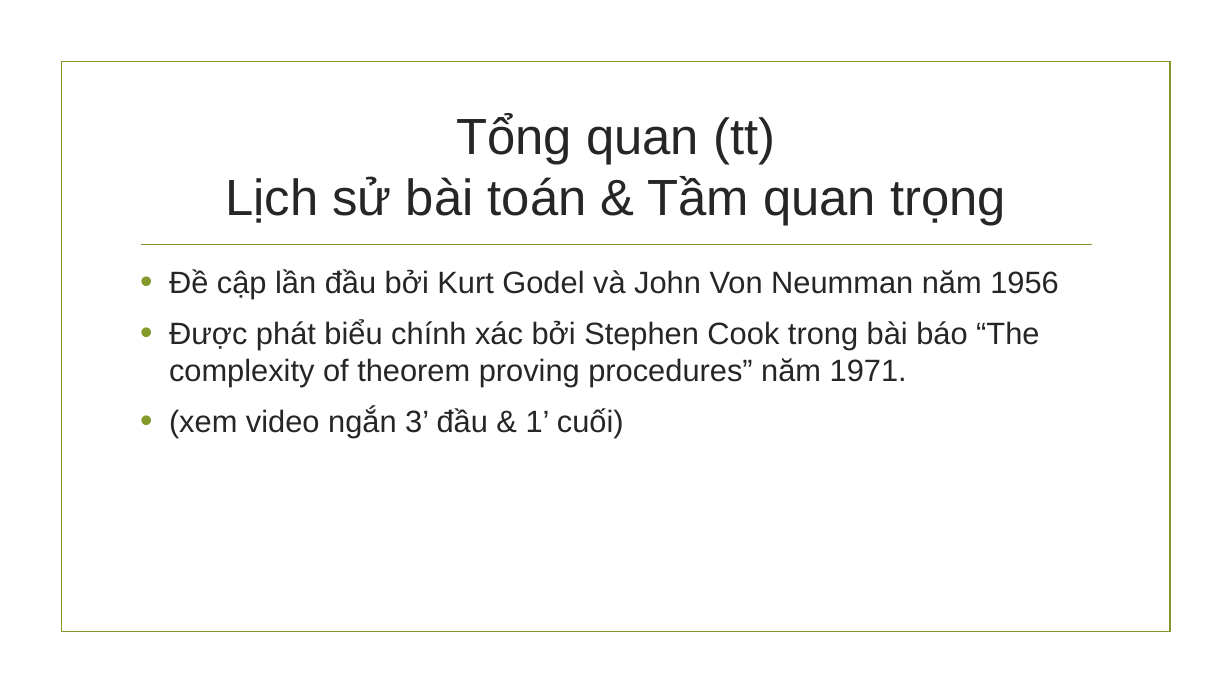
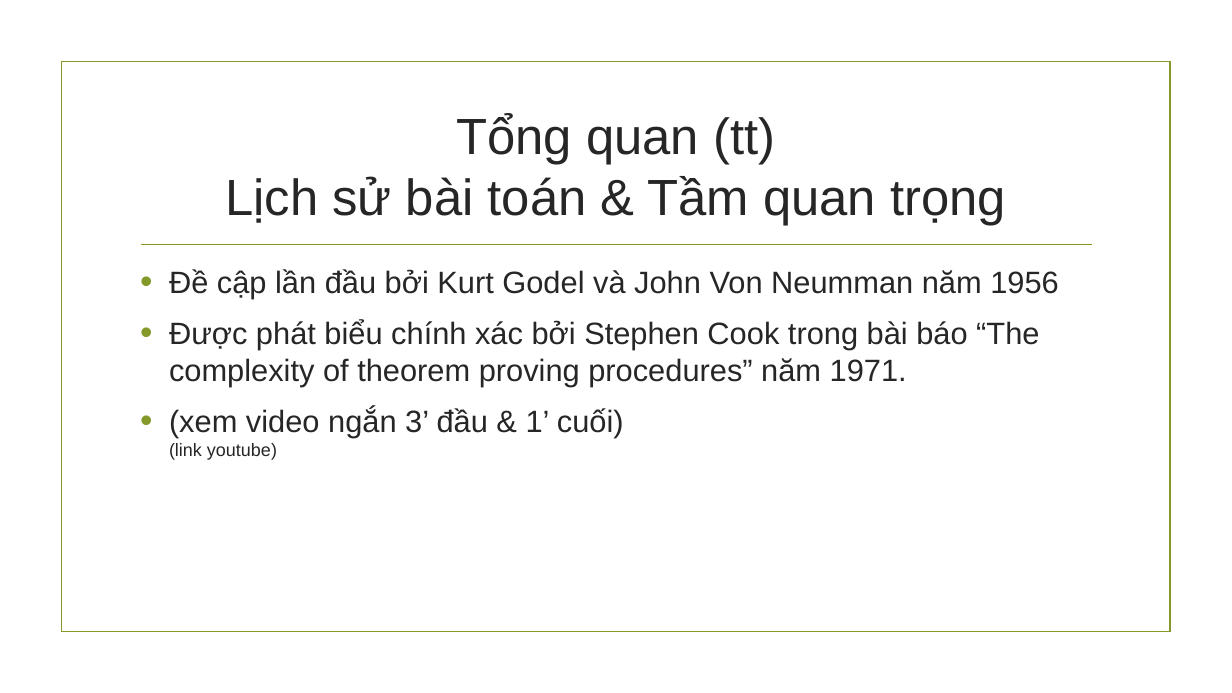
Before and after one commit to hungnguyen0606/PvsNP, a slide deck: slide 5 of Báo cáo đồ án cuối kì.pptx. Drawn at 1232x693 pixels with LibreOffice and Linux fonts; fonts in the diff are those of the drawing; background and template pictures are left out. Boxes give left, top, right and bottom in pixels: in the first picture for what was removed or moved away, otherwise in the second. Text is boxed around its words. In the diff, an @@ line names an element or a change of style, - is before the commit and + after.

```diff
--- a/Báo cáo đồ án cuối kì.pptx
+++ b/Báo cáo đồ án cuối kì.pptx
@@ text at [169,408,624,460]: text changed @@
-• (xem video ngắn 3’ đầu & 1’ cuối)
+• (xem video ngắn 3’ đầu & 1’ cuối)
+  (link youtube)
```
Also in this commit, not shown: 1 slide added, 3 other files.
